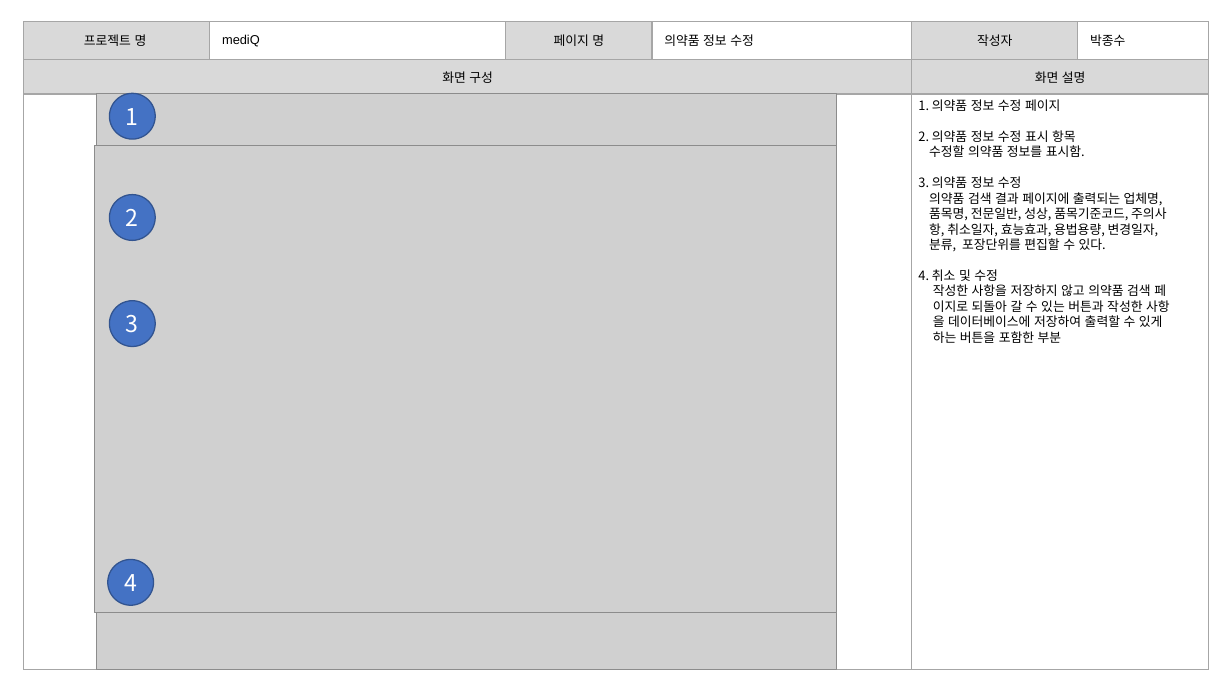
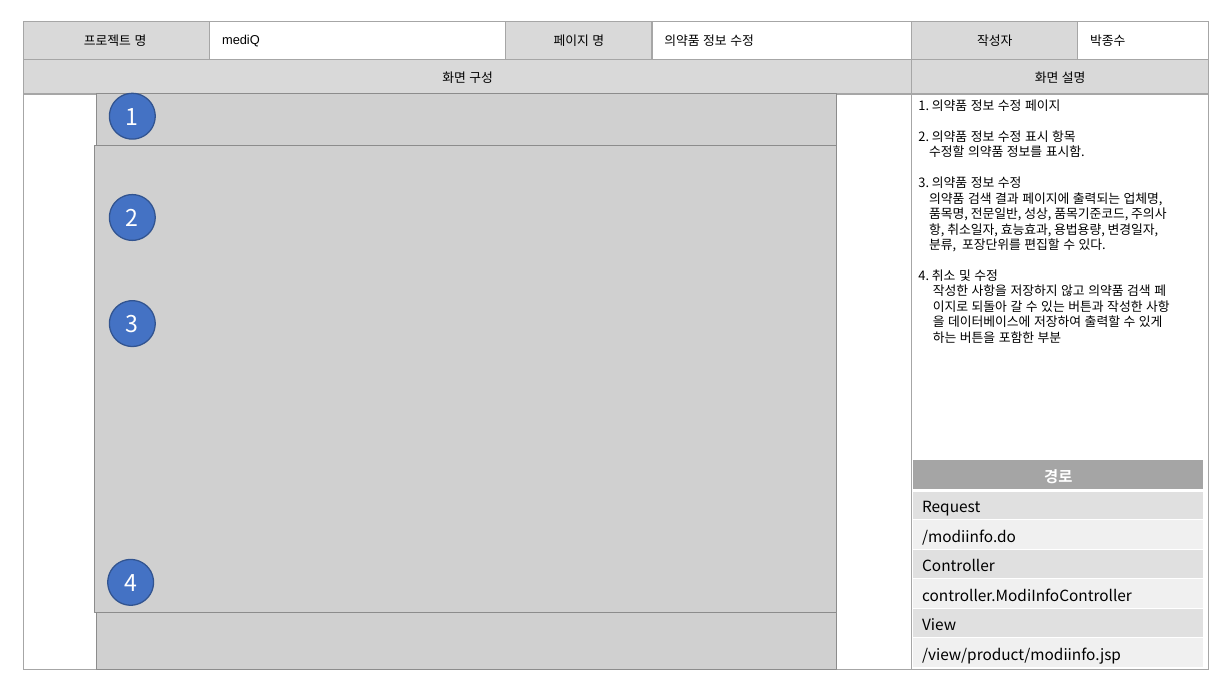
Before and after one commit to burnyst/mediQ, a slide deck: slide 44 of doc/0빅데이터분석프로젝트(공용)/[06] 스토리보드.pptx. Drawn at 1232x693 pixels with LibreOffice and Linux fonts; fonts in the diff are those of the drawing; grey boxes stand for pictures. Boxes give left, top, right and bottom in pixels: in the first picture for what was removed or moved away, otherwise in the second. Text is boxed around its words. In the diff, an @@ line names an element or a change of style, - is before the commit and + after.

```diff
--- a/doc/0빅데이터분석프로젝트(공용)/[06] 스토리보드.pptx
+++ b/doc/0빅데이터분석프로젝트(공용)/[06] 스토리보드.pptx
@@ table added at bbox=[913, 460, 1204, 668], 7 rows, 1 columns @@
+경로
+Request
+/modiinfo.do
+Controller
+controller.ModiInfoController
+View
+/view/product/modiinfo.jsp
```
Also in this commit, not shown: 4 other slides changed, 1 other file.
